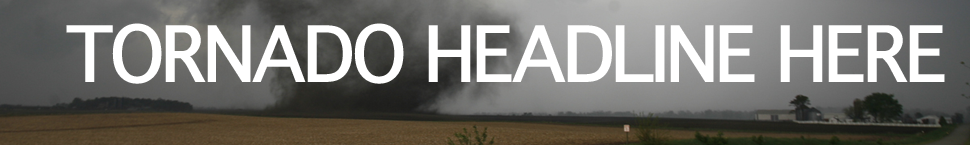
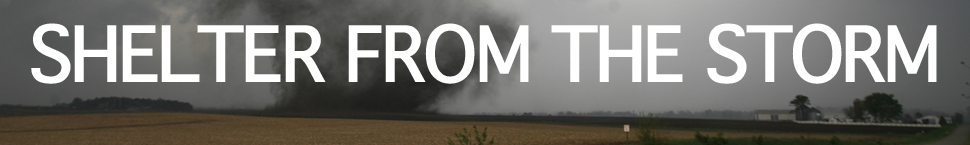
Layer changes from the first 970 x 145 image to the second:
renamed "TORNADO HEADLINE HERE" to "SHELTER FROM THE STORM", painted on it over 31, 23, 945, 84
